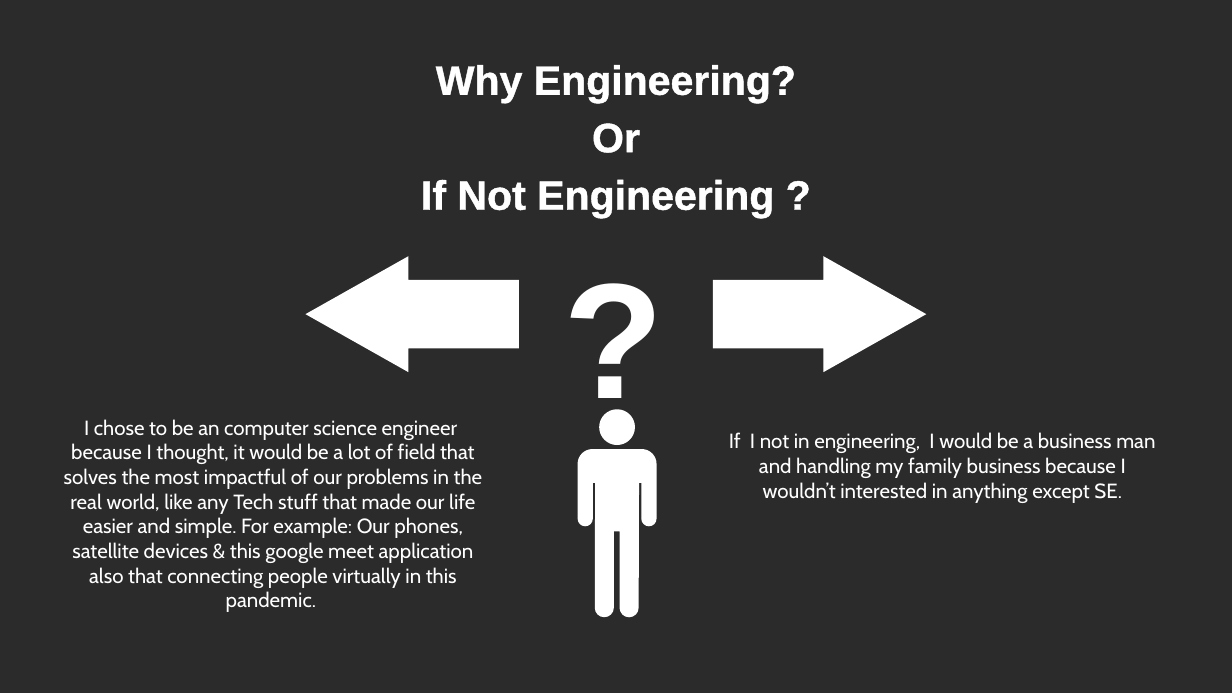
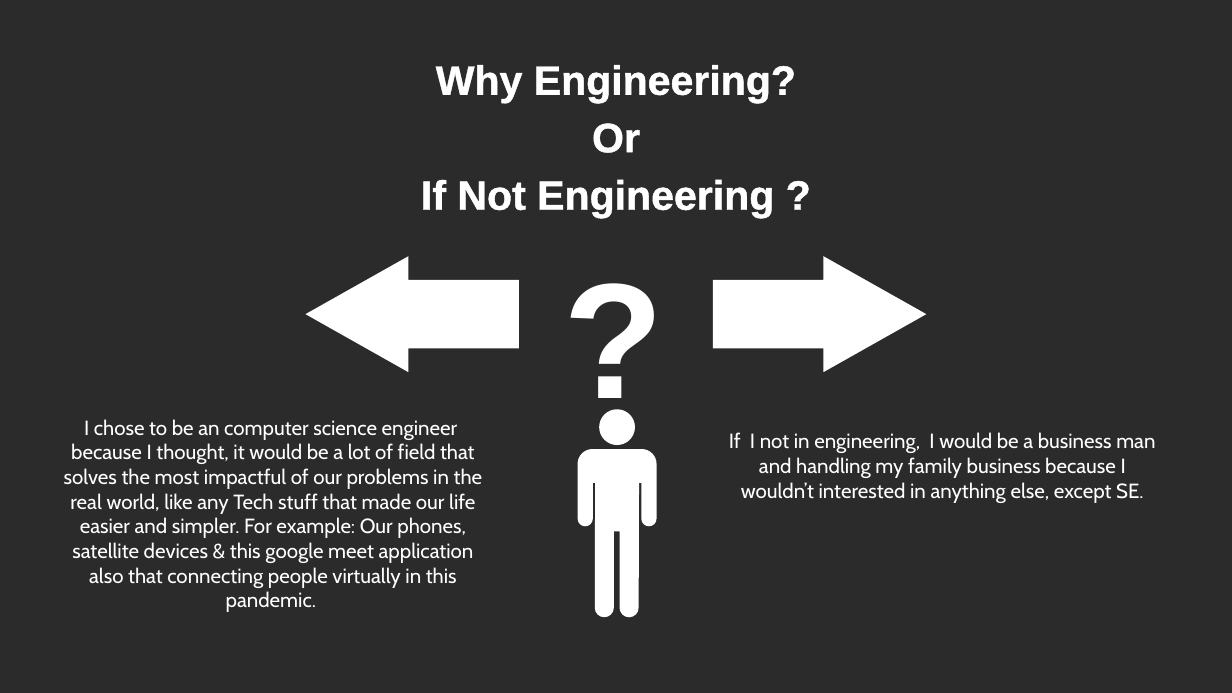
Before and after one commit to imdpkjswl/Final-Programs, a slide deck: slide 4 of Self_Intro.pptx. Drawn at 1232x693 pixels with LibreOffice and Linux fonts; fonts in the diff are those of the drawing; background and template pictures are left out; a plain dark background stands for a picture behind light text. Boxes give left, top, right and bottom in pixels: in the first picture for what was removed or moved away, otherwise in the second. Text is boxed around its words. In the diff, an @@ line names an element or a change of style, - is before the commit and + after.

```diff
--- a/Self_Intro.pptx
+++ b/Self_Intro.pptx
@@ text at box(64, 419, 483, 612): text changed @@
-I chose to be an computer science engineer because I thought, it would be a lot of field that solves the most impactful of our problems in the real world, like any Tech stuff that made our life easier and simple. For example: Our phones, satellite devices & this google meet application also that connecting people virtually in this pandemic.
+I chose to be an computer science engineer because I thought, it would be a lot of field that solves the most impactful of our problems in the real world, like any Tech stuff that made our life easier and simpler. For example: Our phones, satellite devices & this google meet application also that connecting people virtually in this pandemic.
@@ text at box(729, 432, 1155, 503): text changed @@
-If I not in engineering, I would be a business man and handling my family business because I wouldn’t interested in anything except SE.
+If I not in engineering, I would be a business man and handling my family business because I wouldn’t interested in anything else, except SE.
```
Also in this commit, not shown: 2 other slides changed, 1 slide added, 2 other files.
